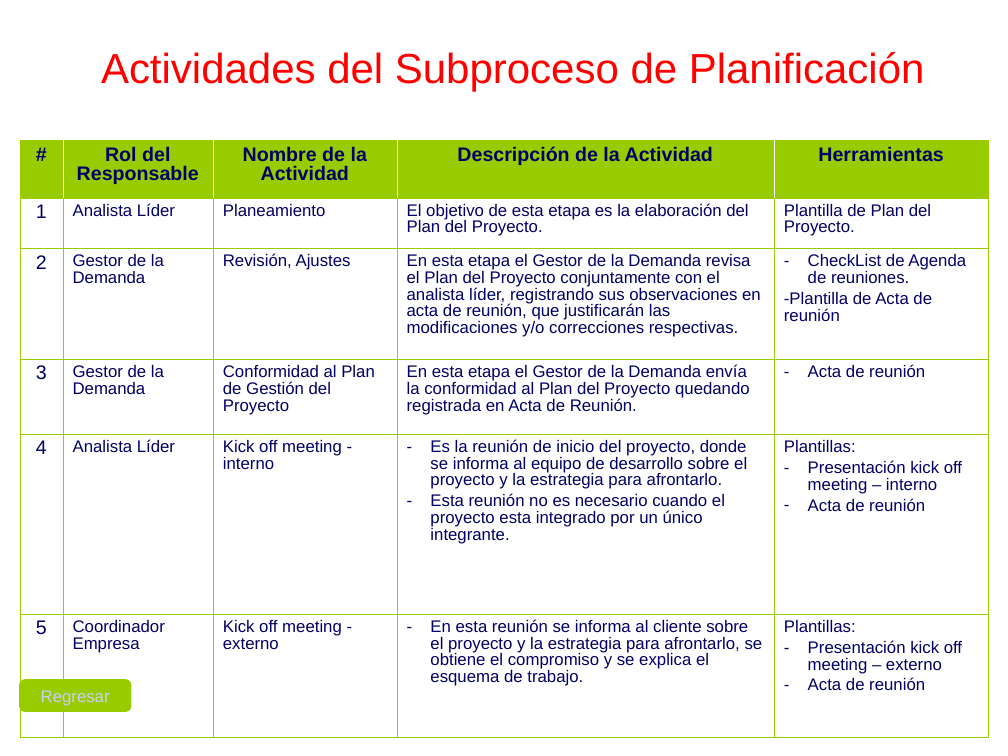
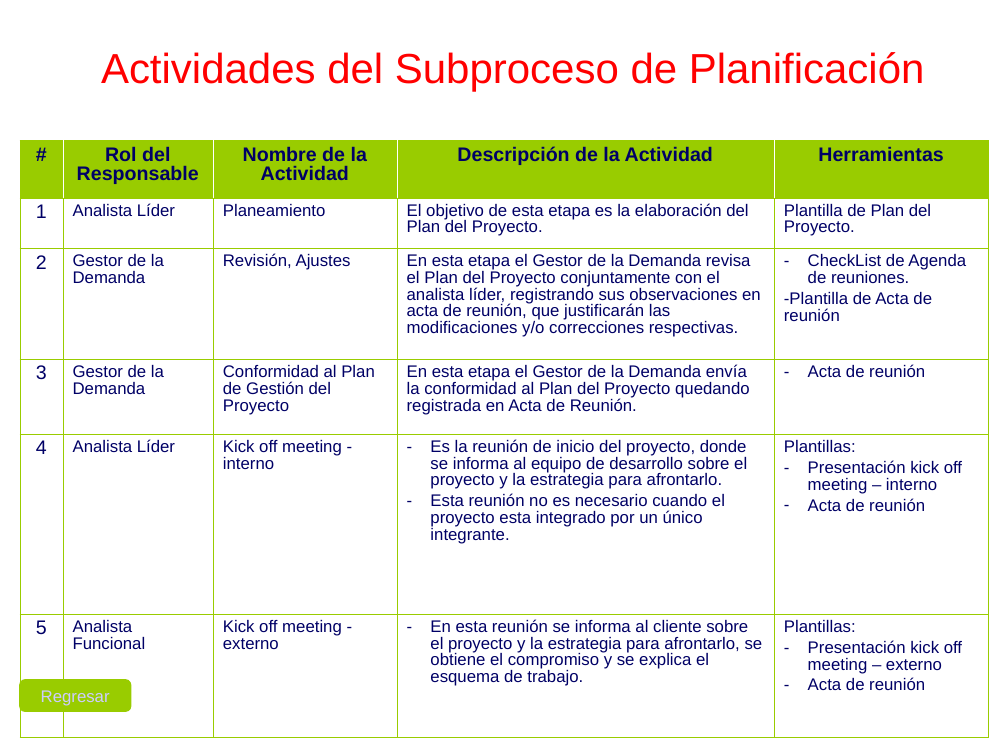
Before and after one commit to cjbensan/sistema-facturacion-inventario, a slide deck: slide 17 of CMMI-Nivel-2/PP-PMC/PGPRO_0.1_2015.ppt. Drawn at 1008x756 pixels with LibreOffice and Linux fonts; fonts in the diff are those of the drawing; background and template pictures are left out. Boxes give left, top, right and bottom in pixels: in the first picture for what was removed or moved away, otherwise in the second. Text is boxed around its words. In the diff, an @@ line names an element or a change of style, - is before the commit and + after.

```diff
--- a/CMMI-Nivel-2/PP-PMC/PGPRO_0.1_2015.ppt
+++ b/CMMI-Nivel-2/PP-PMC/PGPRO_0.1_2015.ppt
@@ table at (20,140,989,737) @@
-row 6, column 2: Coordinador Empresa
+row 6, column 2: Analista Funcional
```
Also in this commit, not shown: 15 other slides changed.
